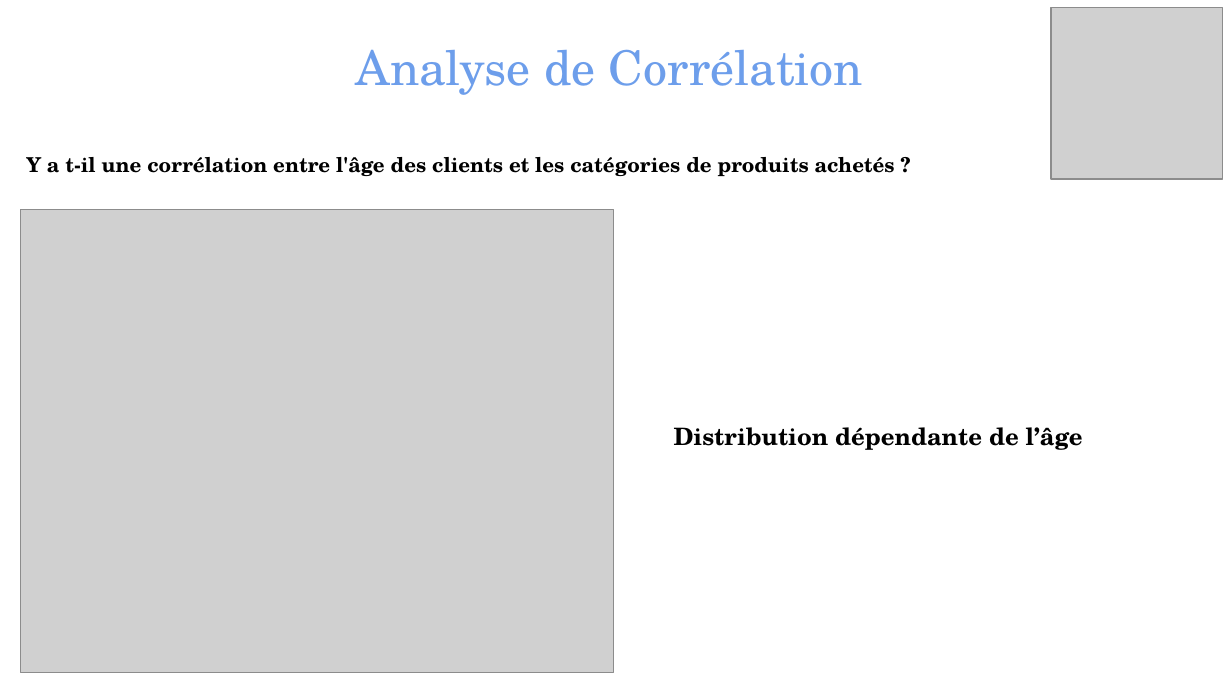
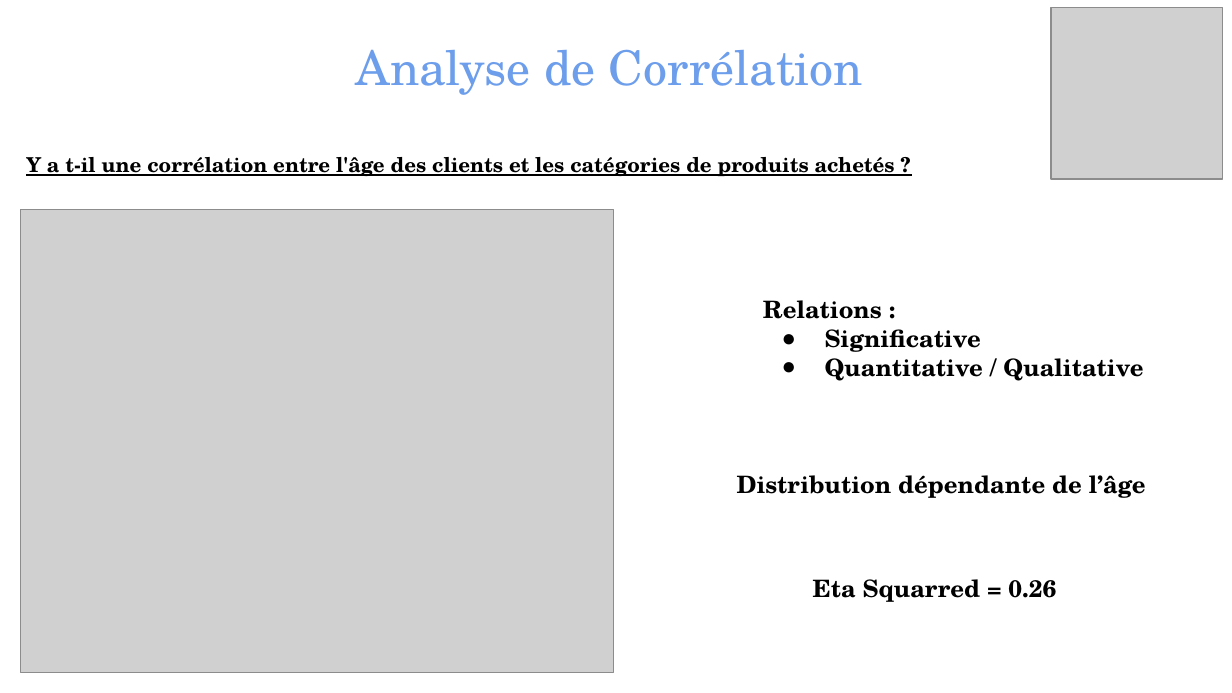
Before and after one commit to TheoChastrePradat/P4_Analyse_Vente, a slide deck: slide 34 of Livrables/Projet 4 - Soutenance _ Rester livres.pptx (slide 35 before the commit). Drawn at 1232x693 pixels with LibreOffice and Linux fonts; fonts in the diff are those of the drawing; grey boxes stand for pictures. Boxes give left, top, right and bottom in pixels: in the first picture for what was removed or moved away, otherwise in the second. Text is boxed around its words. In the diff, an @@ line names an element or a change of style, - is before the commit and + after.

```diff
--- a/Livrables/Projet 4 - Soutenance _ Rester livres.pptx
+++ b/Livrables/Projet 4 - Soutenance _ Rester livres.pptx
@@ text "Y a t-il une corrélation ..." at (26,157,895,176): underline on @@
@@ text added at (763,300,1143,381), 14 pt, text #000000, bold @@
+Relations :
+● Significative
+● Quantitative / Qualitative
@@ text "Distribution dépendante de l’âge": place and size @@
-text "Distribution dépendante de l’âge" at (674,427,1083,450)
+text "Distribution dépendante de l’âge" at (737,475,1146,498)
@@ text added at (813,579,1056,602), 14 pt, text #000000, bold @@
+Eta Squarred = 0.26
```
Also in this commit, not shown: 10 other slides changed, 1 slide added, 1 slide removed, 2 other files.
